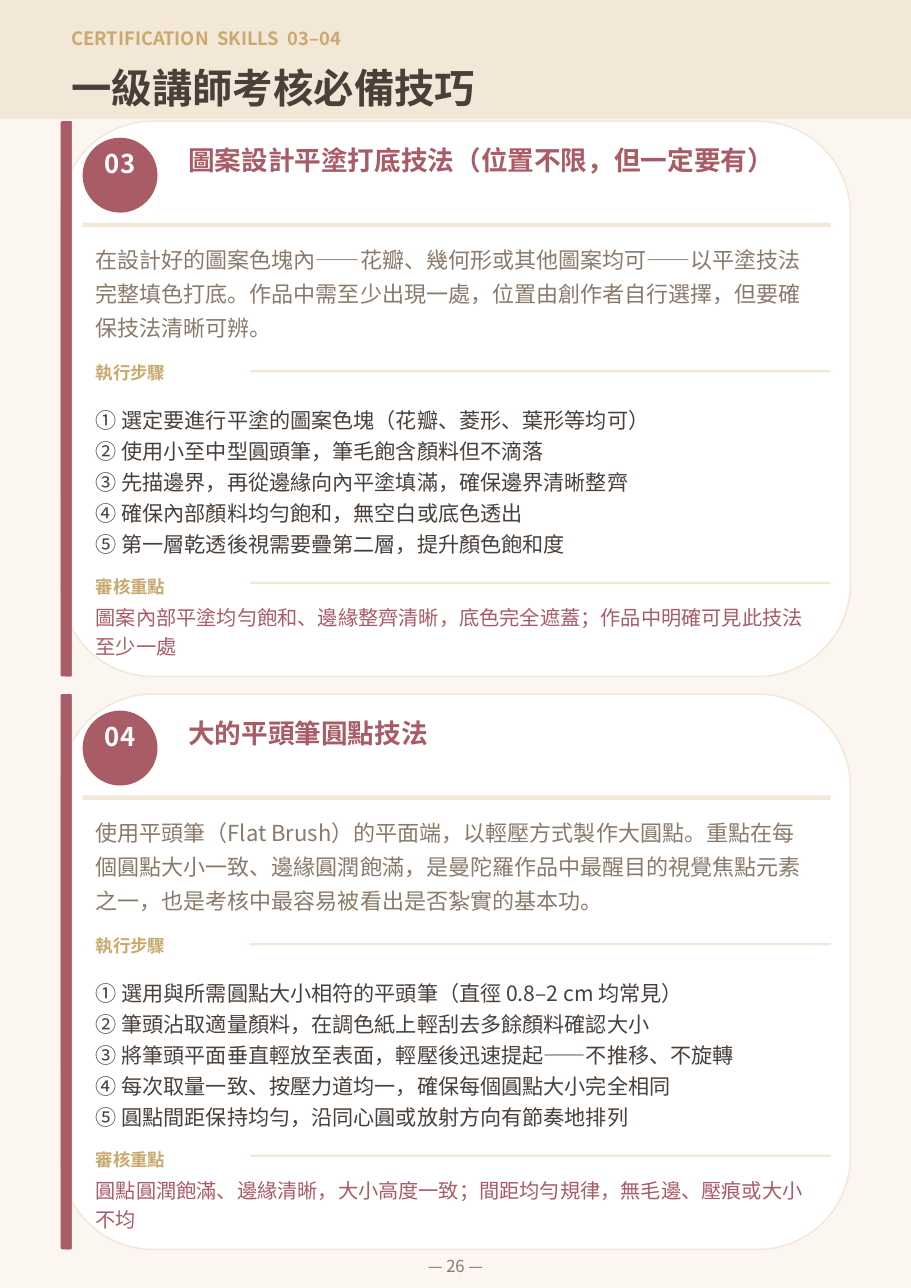
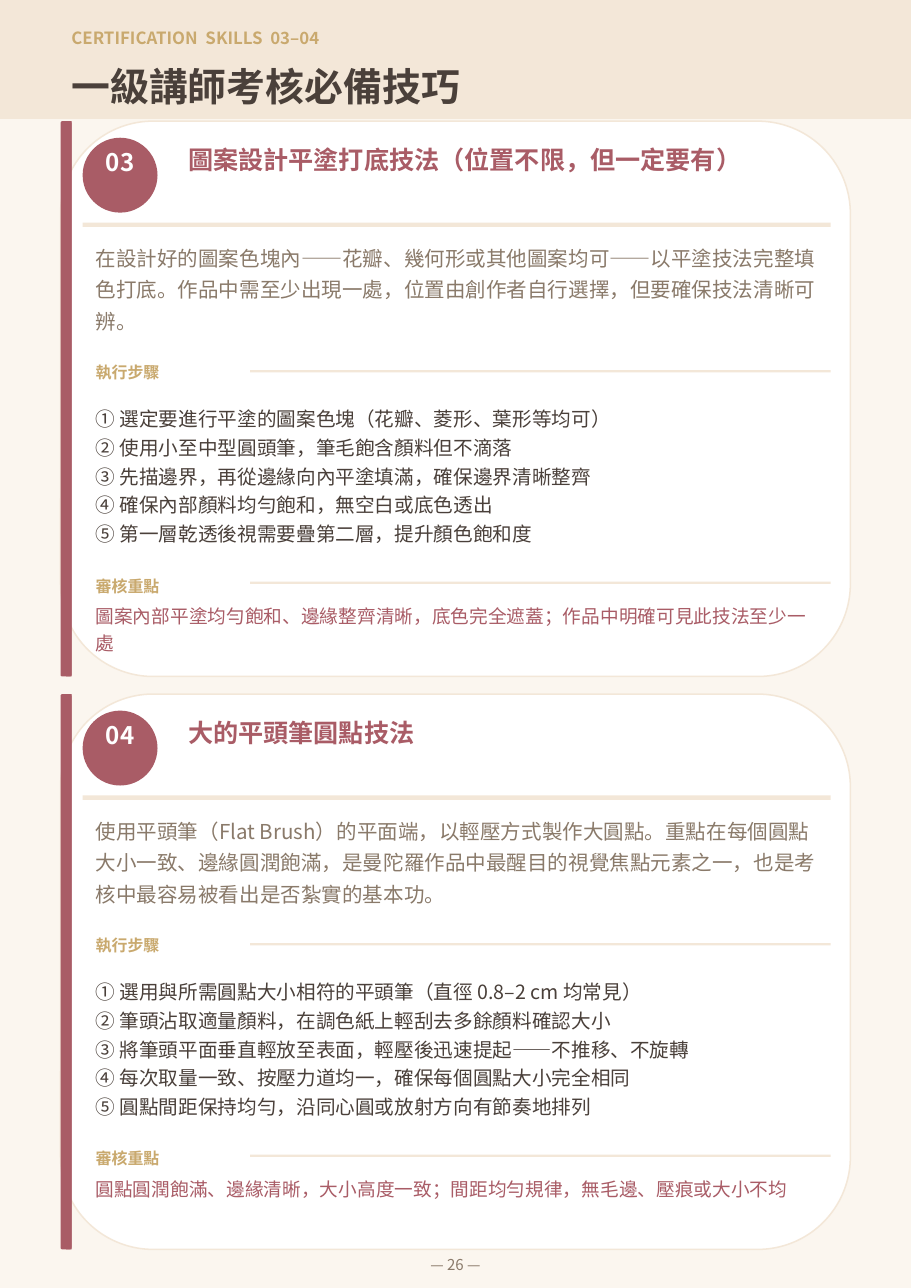
Before and after one commit to serina168/mandala-beginner, a slide deck: slide 26 of mandala_l1_handout.pptx. Drawn at 911x1288 pixels with LibreOffice and Linux fonts; fonts in the diff are those of the drawing; background and template pictures are left out. Boxes give left, top, right and bottom in pixels: in the first picture for what was removed or moved away, otherwise in the second. Text is boxed around its words. In the diff, an @@ line names an element or a change of style, - is before the commit and + after.

```diff
--- a/mandala_l1_handout.pptx
+++ b/mandala_l1_handout.pptx
@@ text "CERTIFICATION SKILLS 03–04" at <box>71,31,319,44</box>: size 12 to 11 pt @@
@@ text "一級講師考核必備技巧" at <box>71,68,460,105</box>: size 26.4 to 25.4 pt @@
@@ text "03" at <box>106,153,135,172</box>: size 16.8 to 15.8 pt @@
@@ text "圖案設計平塗打底技法（位置不限，但一定要有）" at <box>188,147,741,172</box>: size 17.4 to 16.4 pt @@
@@ text "在設計好的圖案色塊內——花瓣、幾何形或其他圖案均可——以平塗技法完整填色打底。作品中需至少出現一處，位置由創作者自行選擇 ..." at <box>96,248,816,331</box>: size 14.4 to 13.4 pt @@
@@ text "① 選定要進行平塗的圖案色塊（花瓣、菱形、葉形等均可）" at <box>96,409,611,543</box>: size 13.8 to 12.8 pt @@
@@ text "圖案內部平塗均勻飽和、邊緣整齊清晰，底色完全遮蓋；作品中明確可見此技法至少一處" at <box>96,607,806,652</box>: size 13.2 to 12.2 pt @@
@@ text "04" at <box>106,726,135,745</box>: size 16.8 to 15.8 pt @@
@@ text "大的平頭筆圓點技法" at <box>188,720,414,745</box>: size 17.4 to 16.4 pt @@
@@ text "使用平頭筆（Flat Brush）的平面端，以輕壓方式製作大圓點。重點在每個圓點大小一致、邊緣圓潤飽滿，是曼陀羅作品中最 ..." at <box>96,821,816,904</box>: size 14.4 to 13.4 pt @@
@@ text "① 選用與所需圓點大小相符的平頭筆（直徑 0.8–2 cm 均常見）" at <box>96,982,690,1116</box>: size 13.8 to 12.8 pt @@
@@ size 11.4 to 10.4 pt in 4 elements at <box>96,364,160,380</box>, <box>96,579,160,593</box>, <box>96,937,160,953</box>, <box>96,1151,160,1165</box> @@
@@ text "圓點圓潤飽滿、邊緣清晰，大小高度一致；間距均勻規律，無毛邊、壓痕或大小不均" at <box>96,1180,788,1199</box>: size 13.2 to 12.2 pt @@
@@ text "— 26 —" at <box>447,1259,464,1270</box>: size 10.8 to 9.8 pt @@
```
Also in this commit, not shown: 28 other slides changed, 3 other files.
